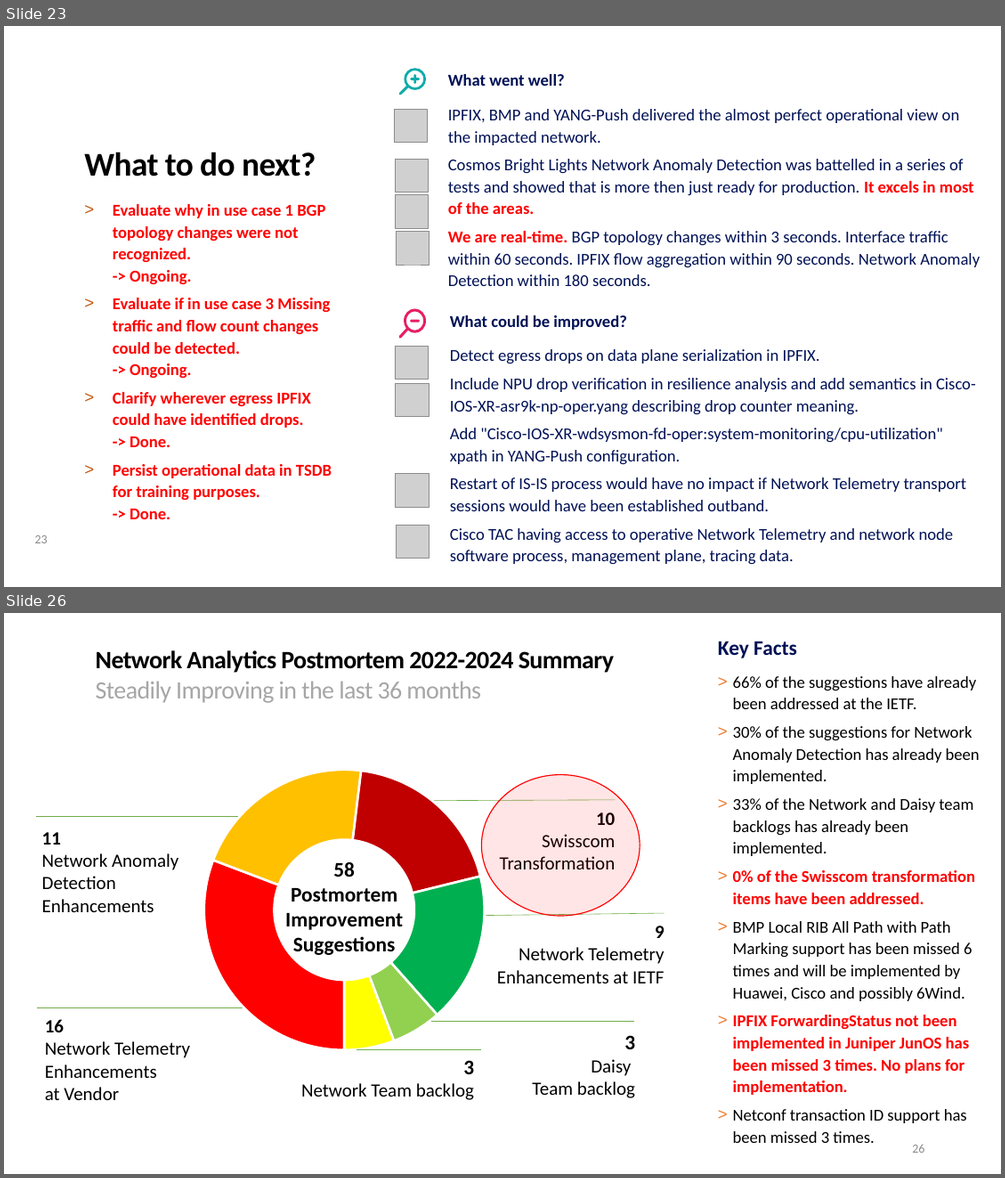
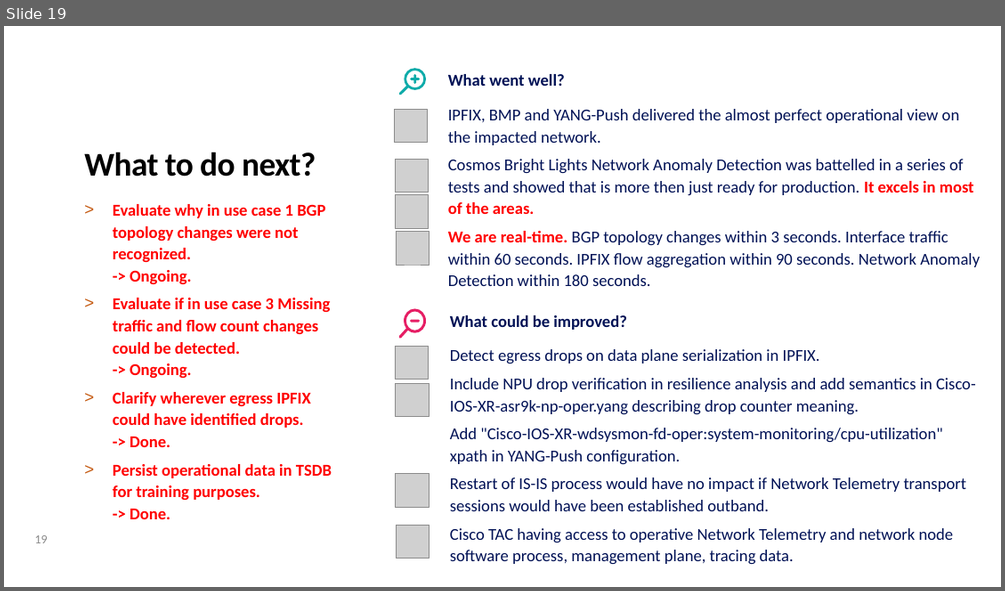
Before and after one commit to network-analytics/ietf-network-analytics-document-status, a slide deck: 122/NMOP/nmop-interim-swisscom-network-analytics-network-incident-postmortem.pptx. Shown one above the other, each under a label of ours: slides 23 and 26 before the commit, slide 19 after it; the slides between them are not shown. The pictures are 1005x1178 and 1005x591 pixels, drawn with LibreOffice and Linux fonts; fonts in the diff are those of the drawing; grey boxes stand for pictures. Boxes give left, top, right and bottom in pixels: in the first picture for what was removed or moved away, otherwise in the second. Text is boxed around its words. In the diff, an @@ line names an element or a change of style, - is before the commit and + after.

```diff
--- a/122/NMOP/nmop-interim-swisscom-network-analytics-network-incident-postmortem.pptx
+++ b/122/NMOP/nmop-interim-swisscom-network-analytics-network-incident-postmortem.pptx
@@ slide 26 removed at (4, 613, 1001, 1174), background #FFFFFF @@
@@ text removed at (96, 650, 614, 703) @@
-Network Analytics Postmortem 2022-2024 Summary
-Steadily Improving in the last 36 months
@@ text removed at (718, 641, 979, 1143) @@
-Key Facts
-> 66% of the suggestions have already been addressed at the IETF.
-> 30% of the suggestions for Network Anomaly Detection has already been implemented.
-> 33% of the Network and Daisy team backlogs has already been implemented.
-> 0% of the Swisscom transformation items have been addressed.
-> BMP Local RIB All Path with Path Marking support has been missed 6 times and will be implemented by Huawei, Cisco and possibly 6Wind.
-> IPFIX ForwardingStatus not been implemented in Juniper JunOS has been missed 3 times. No plans for implementation.
-> Netconf transaction ID support has been missed 3 times.
@@ doughnut chart removed at (194, 713, 494, 1108) @@
-categories: 1, 2, 3, 4, 5, 6
-Series 1: 31, 21, 19, 17, 6, 6
@@ ellipse removed at (482, 774, 640, 916) @@
@@ line removed from (36, 817) to (245, 817) @@
@@ ellipse removed at (245, 804, 444, 1008) @@
-58 Postmortem Improvement
-Suggestions
@@ line removed from (388, 801) to (615, 800) @@
@@ text removed at (500, 812, 615, 869) @@
-10
-Swisscom Transformation
@@ text removed at (42, 832, 178, 912) @@
-11
-Network Anomaly Detection Enhancements
@@ line removed from (453, 916) to (664, 913) @@
@@ text removed at (497, 925, 664, 983) @@
-9
-Network Telemetry Enhancements at IETF
@@ line removed from (38, 1008) to (286, 1008) @@
@@ text removed at (45, 1019, 190, 1100) @@
-16
-Network Telemetry Enhancements
-at Vendor
@@ line removed from (430, 1022) to (634, 1022) @@
@@ text removed at (532, 1035, 635, 1098) @@
-3
-Daisy
-Team backlog
@@ text removed at (301, 1060, 474, 1100) @@
-3
-Network Team backlog
@@ line removed from (357, 1050) to (482, 1050) @@
@@ page number removed at (912, 1144, 924, 1152) @@
-26
@@ what was slide 23 is now slide 19 @@
@@ page number at (35, 535, 48, 543): text changed @@
-23
+19
```
Also in this commit, not shown: 1 slide changed, 6 other slides removed, 1 other file.
